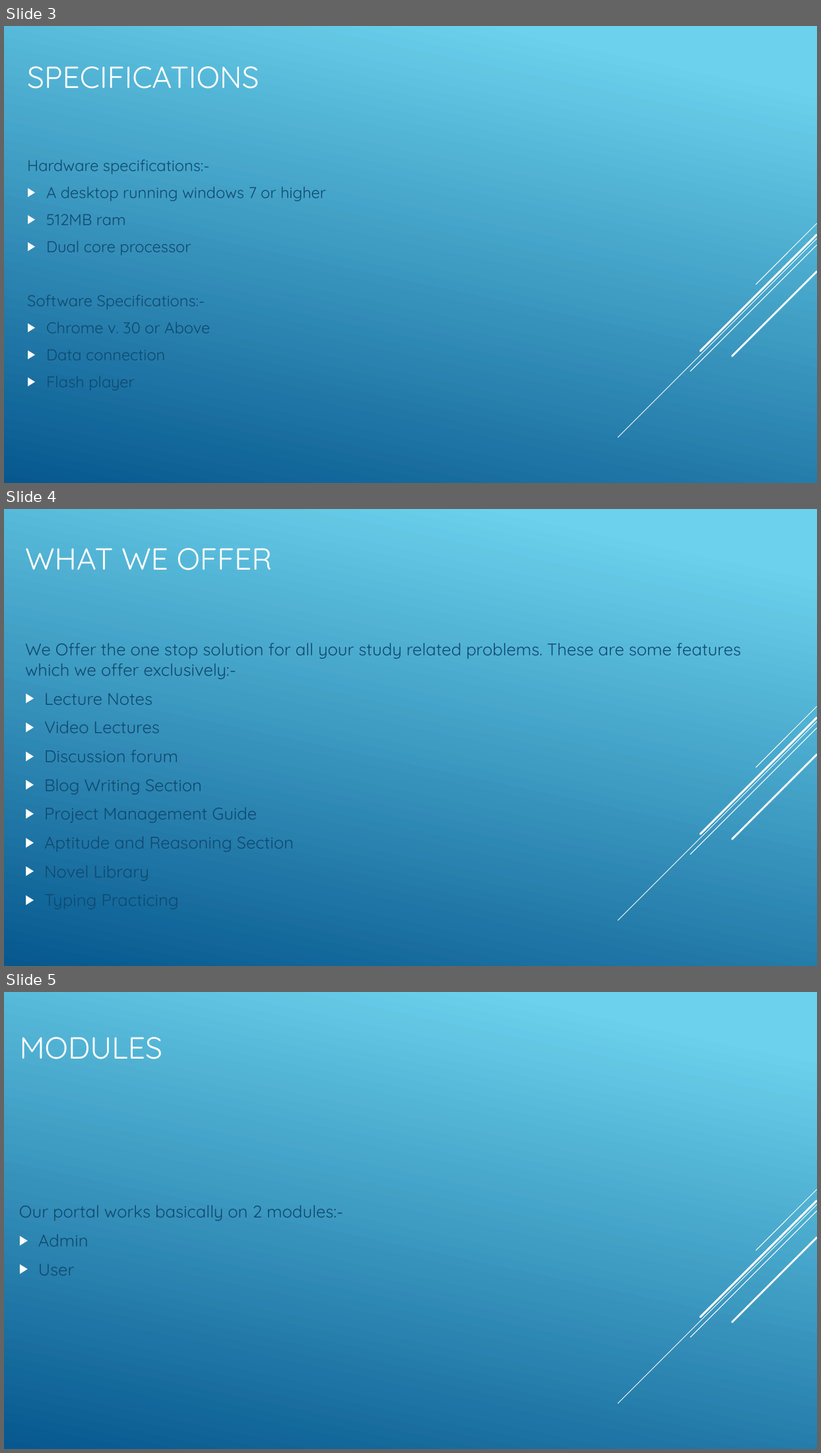
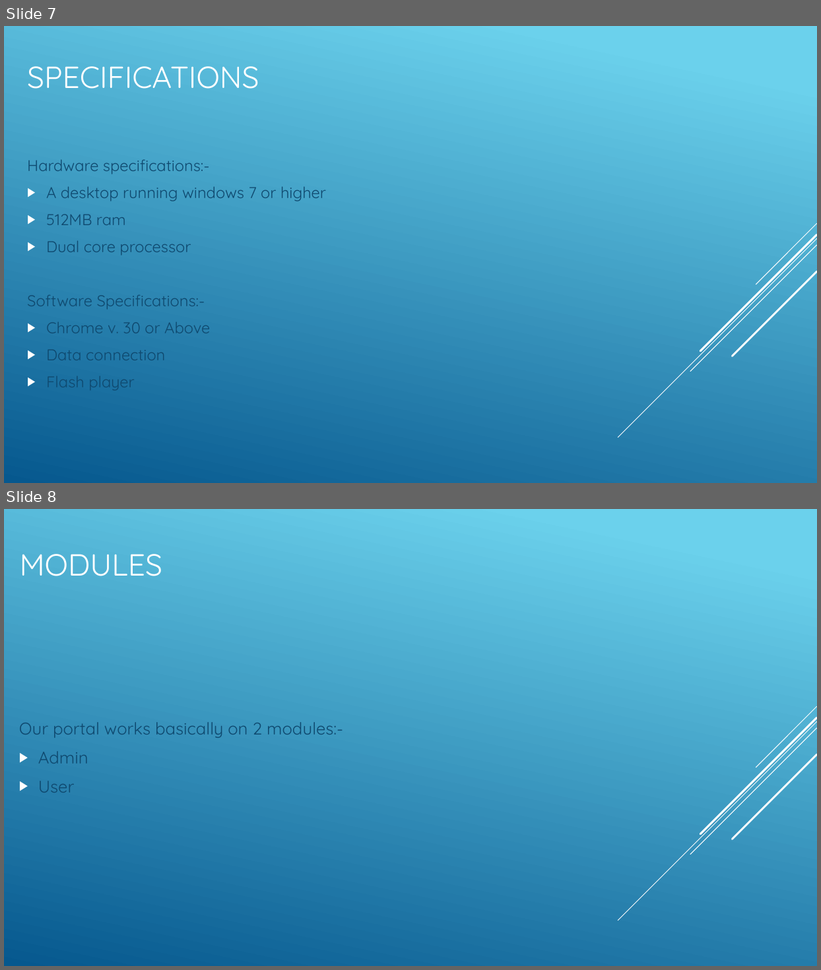
Before and after one commit to DSujitKumar/PaathShala, a slide deck: Paathsala.pptx. Shown one above the other, each under a label of ours: slides 3, 4 and 5 before the commit, slides 7 and 8 after it. The pictures are 821x1453 and 821x970 pixels, drawn with LibreOffice and Linux fonts; fonts in the diff are those of the drawing. Boxes give left, top, right and bottom in pixels: in the first picture for what was removed or moved away, otherwise in the second. Text is boxed around its words. In the diff, an @@ line names an element or a change of style, - is before the commit and + after.

```diff
--- a/Paathsala.pptx
+++ b/Paathsala.pptx
@@ slide 4 removed at bbox=[4, 509, 817, 966], background gradient #6ED2EB to #06588E; not listed: 5 template elements that a slide beside it also shows @@
@@ title removed at bbox=[25, 548, 273, 570] @@
-WHAT WE OFFER
@@ text removed at bbox=[25, 643, 741, 881] @@
-We Offer the one stop solution for all your study related problems. These are some features which we offer exclusively:-
-▶ Lecture Notes
-▶ Video Lectures
-▶ Discussion forum
-▶ Blog Writing Section
-▶ Project Management Guide
-▶ Aptitude and Reasoning Section
-▶ Novel Library
-▶ Typing Practicing
@@ what was slide 3 is now slide 7 @@
@@ what was slide 5 is now slide 8 @@
```
Also in this commit, not shown: 5 slides changed, 3 slides added.
